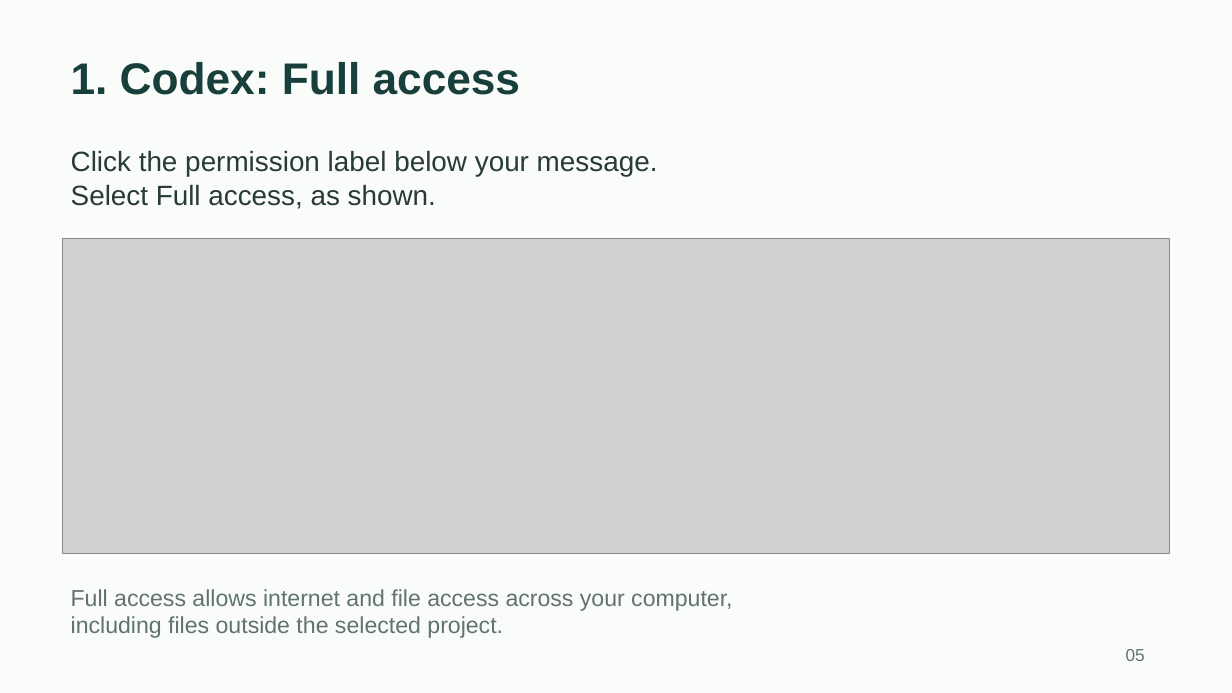
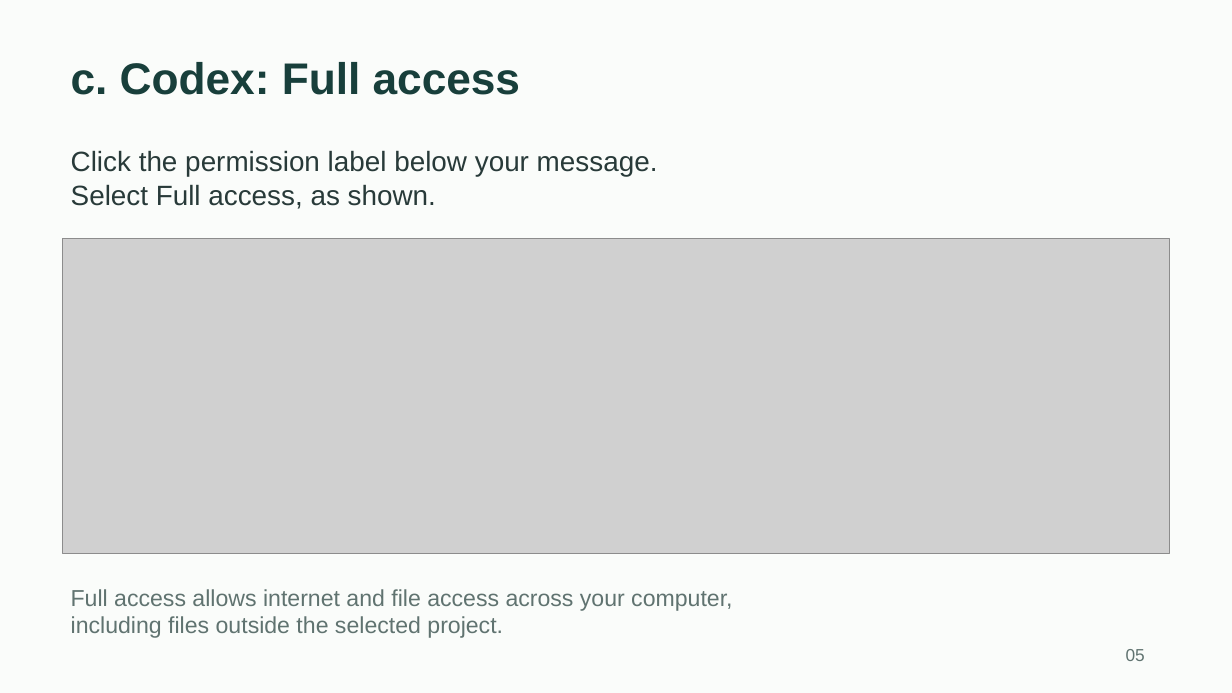
Before and after one commit to toughdave/job-search, a slide deck: slide 5 of docs/job-search-guide.pptx. Drawn at 1232x693 pixels with LibreOffice and Linux fonts; fonts in the diff are those of the drawing; grey boxes stand for pictures. Boxes give left, top, right and bottom in pixels: in the first picture for what was removed or moved away, otherwise in the second. Text is boxed around its words. In the diff, an @@ line names an element or a change of style, - is before the commit and + after.

```diff
--- a/docs/job-search-guide.pptx
+++ b/docs/job-search-guide.pptx
@@ text at [71,62,520,95]: text changed @@
-1. Codex: Full access
+c. Codex: Full access
```
Also in this commit, not shown: 6 other slides changed, 1 slide added, 2 other files.
